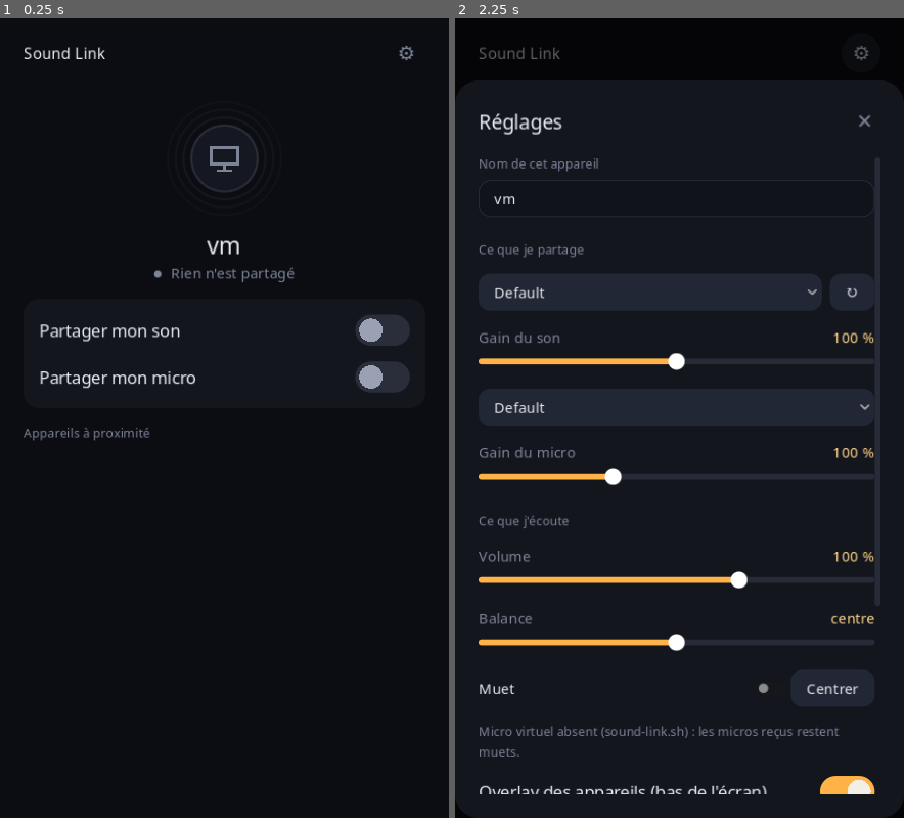
Above: before the commit, frames 1-2 (left to right).
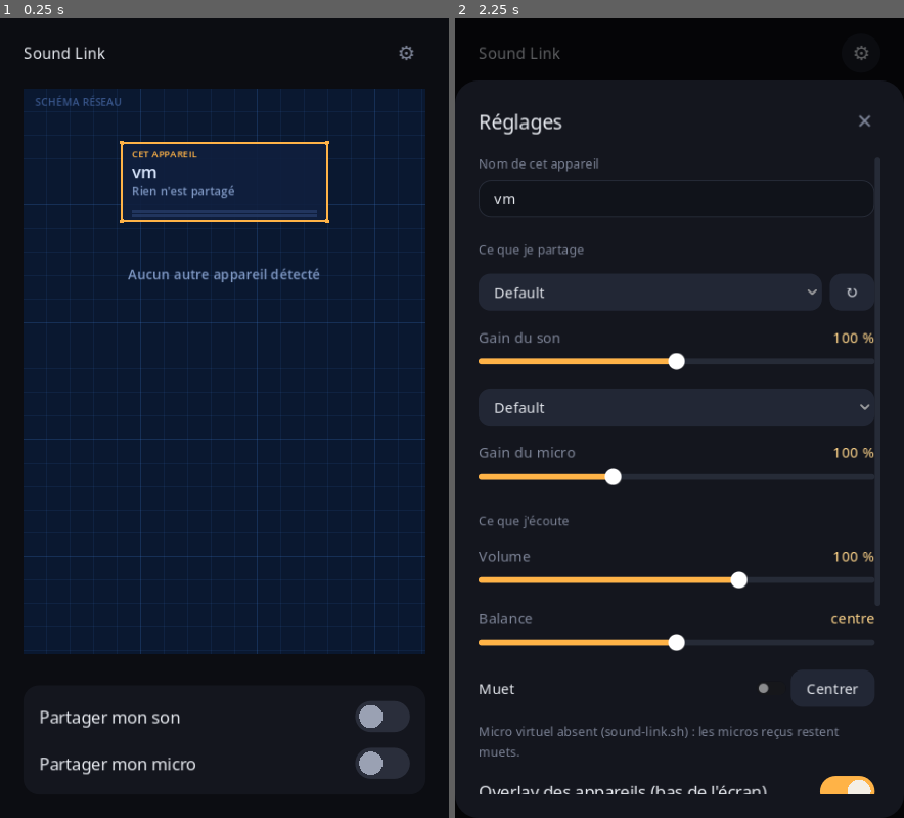
Above: after the commit, the same moments.

Repository: goodview-soft/sound-link
Game: Godot game, scene res://boot.tscn
The game is run twice, just before and just after one commit, with the same random seed, the same clock (stepped at 60 frames per second) and the same inputs.
Inputs:
- Up to frame 1 (0.25 s): no input
- Up to frame 2 (2.25 s): click "⚙" at 0.5 s; click "✕" at 1.25 s; click "⚙" at 2 s

The runs differ from the first frame. In frame 1, 54% of the frame differs, in the area x 5-95%, y 8-96%; in frame 2, nothing differs.

Commit message:
Interface en schéma blueprint : mon appareil en haut, les autres reliés par des flèches animées (qui envoie à qui), toucher pour écouter, réglages de l'appareil sélectionné
Co-Authored-By: Claude Sonnet 5.5 <noreply@anthropic.com>

Diff:
--- /dev/null
+++ b/blueprint.gd
@@ -0,0 +1,202 @@
+extends Control
+## Vue « plan technique » : mon appareil en haut, les autres en dessous, reliés par des flèches
+## orthogonales animées (qui envoie du son à qui). Toucher un appareil : signal clicked(id).
+
+signal clicked(id: String)
+
+const BG := Color("#0a1830")
+const GRID := Color(0.25, 0.5, 0.85, 0.10)
+const GRID_BIG := Color(0.25, 0.5, 0.85, 0.22)
+const LINE := Color("#4f8fe0")
+const DIM := Color("#38558a")
+const TEXT := Color("#dbe8ff")
+const MUTED := Color("#7f98c4")
+const OK := Color("#5eead4")
+const AMBER := Color("#ffb347")
+const RED := Color("#f87171")
+const NW := 176.0
+const NH := 70.0
+const ROW := 120.0
+const TOP := 56.0
+
+var me := {"name": "", "status": "", "ll": 0.0, "lr": 0.0, "state": 0}
+var nodes: Array = []  # {id, name, snd, mic, listen, talk, mute, sub, sub_on, sub_lbl}
+var selected := ""
+var font: Font
+var t := 0.0
+var rects := {}
+
+
+func _ready() -> void:
+	font = ThemeDB.fallback_font
+	mouse_default_cursor_shape = Control.CURSOR_ARROW
+	clip_contents = true
+
+
+func _process(d: float) -> void:
+	t += d
+	custom_minimum_size.y = TOP + 40.0 + NH + 70.0 + ceilf(nodes.size() / 2.0) * ROW + 30.0
+	queue_redraw()
+
+
+func _gui_input(ev: InputEvent) -> void:
+	if ev is InputEventMouseButton and ev.pressed and ev.button_index == MOUSE_BUTTON_LEFT:
+		for id in rects:
+			if (rects[id] as Rect2).has_point(ev.position):
+				clicked.emit(id)
+				return
+	elif ev is InputEventMouseMotion:
+		var over := false
+		for id in rects:
+			if (rects[id] as Rect2).has_point(ev.position):
+				over = true
+		mouse_default_cursor_shape = Control.CURSOR_POINTING_HAND if over else Control.CURSOR_ARROW
+
+
+func _txt(s: String, p: Vector2, size: int, col: Color, w := -1.0, align := HORIZONTAL_ALIGNMENT_LEFT) -> void:
+	draw_string(font, p, s, align, w, size, col)
+
+
+func _dashed_rect(r: Rect2, col: Color, w: float) -> void:
+	var a := r.position
+	var b := r.position + Vector2(r.size.x, 0)
+	var c := r.end
+	var d := r.position + Vector2(0, r.size.y)
+	for seg in [[a, b], [b, c], [c, d], [d, a]]:
+		draw_dashed_line(seg[0], seg[1], col, w, 6.0)
+
+
+func _corner_ticks(r: Rect2, col: Color) -> void:
+	for p in [r.position, r.position + Vector2(r.size.x, 0), r.end, r.position + Vector2(0, r.size.y)]:
+		draw_circle(p, 2.5, col)
+
+
+## Point à la distance dist le long d'une polyligne.
+func _along(pts: PackedVector2Array, dist: float) -> Vector2:
+	for i in pts.size() - 1:
+		var l := pts[i].distance_to(pts[i + 1])
+		if dist <= l:
+			return pts[i].lerp(pts[i + 1], dist / maxf(l, 0.001))
+		dist -= l
+	return pts[pts.size() - 1]
+
+
+func _poly_len(pts: PackedVector2Array) -> float:
+	var s := 0.0
+	for i in pts.size() - 1:
+		s += pts[i].distance_to(pts[i + 1])
+	return s
+
+
+func _edge(pts: PackedVector2Array, col: Color, active: bool, reverse: bool) -> void:
+	if not active:
+		for i in pts.size() - 1:
+			draw_dashed_line(pts[i], pts[i + 1], col, 1.5, 5.0)
+	else:
+		draw_polyline(pts, col, 2.0, true)
+	var total := _poly_len(pts)
+	var dots := int(total / 46.0) + 1
+	for k in dots:
+		var f := fposmod(t * 0.55 + float(k) / dots, 1.0) if active else 0.0
+		if not active:
+			break
+		var dpos := total * (1.0 - f if reverse else f)
+		draw_circle(_along(pts, dpos), 3.2, col.lightened(0.35))
+	# pointe de flèche à l'extrémité
+	var end := pts[0] if reverse else pts[pts.size() - 1]
+	var prev := pts[1] if reverse else pts[pts.size() - 2]
+	var dir := (end - prev).normalized()
+	var n := Vector2(-dir.y, dir.x)
+	draw_colored_polygon(PackedVector2Array([end, end - dir * 9 + n * 5, end - dir * 9 - n * 5]), col)
+
+
+func _draw() -> void:
+	rects.clear()
+	var W := size.x
+	draw_rect(Rect2(Vector2.ZERO, size), BG)
+	var x := 0.0
+	var i := 0
+	while x < W:
+		draw_line(Vector2(x, 0), Vector2(x, size.y), GRID_BIG if i % 5 == 0 else GRID, 1.0)
+		x += 24.0
+		i += 1
+	var y := 0.0
+	i = 0
+	while y < size.y:
+		draw_line(Vector2(0, y), Vector2(W, y), GRID_BIG if i % 5 == 0 else GRID, 1.0)
+		y += 24.0
+		i += 1
+	_txt("SCHÉMA RÉSEAU", Vector2(12, 18), 11, DIM)
+	var cx := W / 2.0
+
+	# --- Mon appareil
+	var mw := 210.0
+	var mr := Rect2(cx - mw / 2, TOP, mw, NH + 10)
+	var live: bool = me["state"] == 2
+	draw_rect(mr, Color(0.06, 0.12, 0.24, 0.9))
+	draw_rect(mr, AMBER, false, 2.0)
+	_corner_ticks(mr, AMBER)
+	_txt("CET APPAREIL", Vector2(mr.position.x + 10, mr.position.y + 15), 10, AMBER)
+	_txt(str(me["name"]), Vector2(mr.position.x + 10, mr.position.y + 36), 17, TEXT, mw - 20)
+	_txt(str(me["status"]), Vector2(mr.position.x + 10, mr.position.y + 54), 12, OK if live else MUTED, mw - 20)
+	for k in 2:
+		var lv: float = me["ll"] if k == 0 else me["lr"]
+		var by := mr.end.y - 12 + k * 5.0
+		draw_rect(Rect2(mr.position.x + 10, by, mw - 20, 3), Color(0.2, 0.3, 0.5, 0.5))
+		draw_rect(Rect2(mr.position.x + 10, by, (mw - 20) * clampf(lv, 0, 1), 3), OK)
+	rects["__me"] = Rect2()
+	var me_bottom := Vector2(cx, mr.end.y)
+
+	if nodes.is_empty():
+		_txt("Aucun autre appareil détecté", Vector2(0, mr.end.y + 60), 14, MUTED, W, HORIZONTAL_ALIGNMENT_CENTER)
+		return
+	_txt("Touchez un appareil pour l'écouter · retouchez pour couper", Vector2(0, size.y - 10), 11, DIM, W, HORIZONTAL_ALIGNMENT_CENTER)
+
+	# --- Appareils (2 colonnes)
+	var base_y := mr.end.y + 64.0
+	var colx := [cx - NW / 2 - 14.0, cx + NW / 2 + 14.0]
+	for n in nodes.size():
+		var nd: Dictionary = nodes[n]
+		var col: int = n % 2
+		var row: int = n / 2
+		var nx: float = colx[col]
+		var ny := base_y + row * ROW
+		var r := Rect2(nx - NW / 2, ny, NW, NH)
+		rects[nd["id"]] = r
+		var bus_y := ny - 26.0
+		# arêtes : bus horizontal -> haut du noeud ; rail vertical dans la gouttière centrale
+		var rail := cx
+		var items := []
+		if nd["listen"]:
+			items.append({"off": -6.0, "reverse": true, "act": nd["talk"], "col": RED if nd["mute"] else OK, "lbl": "son" if nd["snd"] else ("micro" if nd["mic"] else ""), "left": true})
+		if nd["sub"]:
+			items.append({"off": 6.0, "reverse": false, "act": nd["sub_on"], "col": AMBER, "lbl": nd["sub_lbl"], "left": false})
+		for e in items:
+			var o: float = e["off"]
+			var pts := PackedVector2Array([Vector2(rail + o, me_bottom.y), Vector2(rail + o, bus_y + o * 0.5), Vector2(nx + o * 1.5, bus_y + o * 0.5), Vector2(nx + o * 1.5, ny)])
+			_edge(pts, e["col"] if e["act"] else DIM.lightened(0.15), e["act"], e["reverse"])
+			if e["lbl"] != "":
+				var lx: float = nx + o * 1.5 + (-8.0 if e["left"] else 8.0)
+				_txt(e["lbl"], Vector2(lx - (font.get_string_size(e["lbl"], HORIZONTAL_ALIGNMENT_LEFT, -1, 10).x if e["left"] else 0.0), ny - 6 + (0 if e["left"] else 0)), 10, e["col"])
+		# noeud
+		var linked: bool = nd["listen"] or nd["sub"]
+		draw_rect(r, Color(0.06, 0.12, 0.24, 0.9) if linked else Color(0.05, 0.1, 0.2, 0.55))
+		var bc: Color = AMBER if selected == nd["id"] else (LINE if linked else DIM)
+		if linked:
+			draw_rect(r, bc, false, 2.0 if selected == nd["id"] else 1.5)
+		else:
+			_dashed_rect(r, bc, 1.5)
+		_corner_ticks(r, bc)
+		_txt(str(nd["name"]), Vector2(r.position.x + 10, r.position.y + 24), 15, TEXT if linked else MUTED, NW - 20)
+		var what: PackedStringArray = []
+		if nd["snd"]:
+			what.append("son")
+		if nd["mic"]:
+			what.append("micro")
+		_txt("partage : " + (", ".join(what) if not what.is_empty() else "rien"), Vector2(r.position.x + 10, r.position.y + 42), 11, MUTED, NW - 20)
+		var st := "écouté" if nd["listen"] else ("vous écoute" if nd["sub"] else "toucher pour écouter")
+		if nd["listen"] and nd["sub"]:
+			st = "échange"
+		_txt(st, Vector2(r.position.x + 10, r.position.y + 60), 11, OK if (nd["talk"] or nd["sub_on"]) else DIM)
+		if nd["listen"] and nd["mute"]:
+			_txt("MUET", Vector2(r.end.x - 44, r.position.y + 60), 10, RED)
--- a/main.gd
+++ b/main.gd
@@ -12,6 +12,7 @@
 const SND_TAG := "SND1"  # flux « son » : SND1 + seq u32 + rate u32 + PCM s16 stéréo
 const MIC_TAG := "MIC1"  # flux « micro » : MIC1 + seq u32 + rate u32 + PCM s16 mono
 const DevIcon := preload("res://dev_icon.gd")
+const Blueprint := preload("res://blueprint.gd")
 const VSINK := "soundlink_sink"
 const VERSION: String = preload("res://version.gd").VERSION
 const UPDATE_URL := "https://github.com/goodview-soft/sound-link/releases/latest/download/version.json"
@@ -75,9 +76,6 @@
 var drawer: Control
 var drawer_margin: MarginContainer
 var upd_dot: Label
-var list_title: Label
-var found_lbl: Label
-var found_list: VBoxContainer
 var hero_name: Label
 var upd_lbl: Label
 var upd_btn: Button
@@ -87,9 +85,9 @@
 var sw_overlay: Switch
 var overlay_on := true
 var ov_t := 0.0
-var clients_sig := ""
-var clients_list: GridContainer
-var clients_title: Label
+var bp: Control
+var peer_panel: VBoxContainer
+var selected_peer := ""
 
 
 # ---------------------------------------------------------------- Réception d'un flux
@@ -517,6 +515,7 @@
 	# --- Mon appareil
 	var me := VBoxContainer.new()
 	me.add_theme_constant_override("separation", 0)
+	me.visible = false  # remplacé par le schéma (blueprint)
 	root.add_child(me)
 	var hero := SpeakerHero.new()
 	hero.kind = 2 if mobile else 1
@@ -546,27 +545,19 @@
 	sw_mic = _switch_row(cv, "Partager mon micro")
 	sw_mic.toggled.connect(func(on: bool) -> void: _on_share("mic", on))
 
-	# --- Appareils à proximité
-	list_title = _hint("Appareils à proximité", root)
+	# --- Schéma des appareils (blueprint) + réglages de l'appareil écouté sélectionné
 	var ls := ScrollContainer.new()
 	ls.size_flags_vertical = SIZE_EXPAND_FILL
 	ls.horizontal_scroll_mode = ScrollContainer.SCROLL_MODE_DISABLED
 	root.add_child(ls)
-	var lb := VBoxContainer.new()
-	lb.size_flags_horizontal = SIZE_EXPAND_FILL
-	lb.add_theme_constant_override("separation", 0)
-	ls.add_child(lb)
-	found_lbl = _hint("", lb)
-	found_list = VBoxContainer.new()
-	found_list.add_theme_constant_override("separation", 0)
-	lb.add_child(found_list)
-	clients_title = _hint("Connectés à moi  (oreille : m'écoute · bouche : m'envoie du son)", lb)
-	clients_title.visible = false
-	clients_list = GridContainer.new()
-	clients_list.columns = 2
-	clients_list.add_theme_constant_override("h_separation", 8)
-	clients_list.add_theme_constant_override("v_separation", 8)
-	lb.add_child(clients_list)
+	bp = Blueprint.new()
+	bp.size_flags_horizontal = SIZE_EXPAND_FILL
+	bp.size_flags_vertical = SIZE_EXPAND_FILL
+	bp.clicked.connect(_on_bp_click)
+	ls.add_child(bp)
+	peer_panel = VBoxContainer.new()
+	root.add_child(peer_panel)
+	root.move_child(card, root.get_child_count() - 1)  # mes partages en bas
 
 	# --- Tiroir de réglages
 	drawer = Control.new()
@@ -1251,6 +1242,8 @@
 	level_l = maxf(level_l * 0.88, peaks.x)
 	level_r = maxf(level_r * 0.88, peaks.y)
 	meter.set_levels(sqrt(level_l), sqrt(level_r))
+	bp.me["ll"] = sqrt(level_l)
+	bp.me["lr"] = sqrt(level_r)
 	_discovery(now, delta)
 	_update_status(now)
 	_overlay_process(now, delta)
@@ -1264,10 +1257,10 @@
 	var list := _conn_rows(now)
 	if overlay != null:
 		overlay.set_items(list if overlay_on else [])
-	_clients_ui(list)
-
-
-## Appareils connectés (que j'écoute et/ou qui m'écoutent), un par IP.
+	_bp_update(now)
+
+
+## Appareils connectés (que j'écoute et/ou qui m'écoutent), un par IP (overlay).
 func _conn_rows(now: float) -> Array:
 	var rows := {}  # ip -> {name, mouth, talk, mute, ear, ear_on}
 	if true:
@@ -1295,40 +1288,35 @@
 	return rows.values()
 
 
-func _clients_ui(list: Array) -> void:
-	var sig := str(list)
-	if sig == clients_sig:
-		return
-	clients_sig = sig
-	for ch in clients_list.get_children():
-		ch.queue_free()
-	clients_title.visible = not list.is_empty()
-	for it in list:
-		var card := PanelContainer.new()
-		card.size_flags_horizontal = SIZE_EXPAND_FILL
-		card.add_theme_stylebox_override("panel", _sb(C_CARD, 12, 10, 8, C_OK if it["talk"] else C_BORDER))
-		clients_list.add_child(card)
-		var v := VBoxContainer.new()
-		v.add_theme_constant_override("separation", 4)
-		card.add_child(v)
-		var nm := _label(it["name"], v)
-		nm.clip_text = true
-		nm.add_theme_font_size_override("font_size", 15)
-		var h := HBoxContainer.new()
-		h.add_theme_constant_override("separation", 8)
-		v.add_child(h)
-		for k in 2:
-			var ic := DevIcon.new()
-			ic.ear = k == 0
-			var shown: bool = it["ear"] if k == 0 else it["mouth"]
-			if k == 0:
-				ic.col = C_OK if it["ear_on"] else C_MUTED
-				ic.off = not it["ear_on"]
-			else:
-				ic.col = C_OK if it["talk"] else C_MUTED
-				ic.off = it["mute"]
-			ic.modulate.a = 1.0 if shown else 0.25
-			h.add_child(ic)
+func _bp_update(now: float) -> void:
+	var out: Array = []
+	var sub_lbl := "mon son" if cap_kind == "snd" else ("mon micro" if cap_kind == "mic" else "")
+	var seen := {}
+	for id in peers:
+		var p: Dictionary = peers[id]
+		var e: Dictionary = rxs.get("%s:%d" % [p["ip"], p["port"]], {})
+		var talk := false
+		for t in ["snd", "mic"]:
+			if e.has(t) and e[t] and now - e[t].last_rx < 1.0:
+				talk = true
+		var sub := false
+		for sb in subs.values():
+			if sb["ip"] == p["ip"] and now - sb["t"] <= TIMEOUT:
+				sub = true
+		seen[p["ip"]] = true
+		out.append({"id": id, "name": p["name"], "snd": p["snd"], "mic": p["mic"], "listen": listening.has(id),
+			"talk": talk, "mute": _pcfg(id)["mute"] if listening.has(id) else false, "sub": sub,
+			"sub_on": sub and cap_kind != "", "sub_lbl": sub_lbl})
+	for sb in subs.values():
+		if not seen.has(sb["ip"]) and now - sb["t"] <= TIMEOUT:
+			seen[sb["ip"]] = true
+			out.append({"id": "sub:" + sb["ip"], "name": sb["ip"], "snd": false, "mic": false, "listen": false,
+				"talk": false, "mute": false, "sub": true, "sub_on": cap_kind != "", "sub_lbl": sub_lbl})
+	bp.nodes = out
+	bp.selected = selected_peer
+	bp.me["name"] = hero_name.text
+	bp.me["status"] = pill_txt.text
+	bp.me["state"] = meter.state
 
 
 func _update_status(now: float) -> void:
@@ -1491,10 +1479,10 @@
 func _peer_controls(id: String) -> void:
 	var pc := _pcfg(id)
 	var pm := MarginContainer.new()
-	pm.add_theme_constant_override("margin_left", 32)
+	pm.add_theme_constant_override("margin_left", 8)
 	pm.add_theme_constant_override("margin_right", 8)
 	pm.add_theme_constant_override("margin_bottom", 8)
-	found_list.add_child(pm)
+	peer_panel.add_child(pm)
 	var v := _vbox(pm, 8)
 	var r1 := HBoxContainer.new()
 	r1.add_theme_constant_override("separation", 8)
@@ -1532,50 +1520,28 @@
 
 
 func _rebuild_peers() -> void:
-	for ch in found_list.get_children():
+	for ch in peer_panel.get_children():
 		ch.queue_free()
-	for k in peers:
-		var p: Dictionary = peers[k]
-		var on := listening.has(k)
-		var b := Button.new()
-		b.theme_type_variation = "Row"
-		b.custom_minimum_size.y = 48
-		b.pressed.connect(_toggle_listen.bind(k))
-		found_list.add_child(b)
-		var m := MarginContainer.new()
-		m.set_anchors_preset(PRESET_FULL_RECT)
-		m.mouse_filter = MOUSE_FILTER_IGNORE
-		m.add_theme_constant_override("margin_left", 16)
-		m.add_theme_constant_override("margin_right", 16)
-		b.add_child(m)
-		var h := HBoxContainer.new()
-		h.mouse_filter = MOUSE_FILTER_IGNORE
-		h.add_theme_constant_override("separation", 16)
-		m.add_child(h)
-		var dot := _label("●", h)
-		dot.add_theme_font_size_override("font_size", 10)
-		dot.size_flags_vertical = SIZE_SHRINK_CENTER
-		dot.add_theme_color_override("font_color", C_OK if on else C_MUTED)
-		var nm := _label(p["name"], h)
-		nm.size_flags_horizontal = SIZE_EXPAND_FILL
-		nm.size_flags_vertical = SIZE_SHRINK_CENTER
-		nm.clip_text = true
-		var what: PackedStringArray = []
-		if p["snd"]:
-			what.append("son")
-		if p["mic"]:
-			what.append("micro")
-		var rl := _hint(", ".join(what) if not what.is_empty() else "ne partage rien", h)
-		rl.size_flags_vertical = SIZE_SHRINK_CENTER
-		rl.autowrap_mode = TextServer.AUTOWRAP_OFF
-		rl.add_theme_color_override("font_color", C_ACCENT if on else C_MUTED)
-		for lb in [nm, dot, rl]:
-			lb.mouse_filter = MOUSE_FILTER_IGNORE
-		if on:
-			_peer_controls(k)
-	found_lbl.visible = peers.is_empty()
-	found_lbl.text = "Aucun autre appareil détecté"
-	list_title.text = "Touchez un appareil pour l'écouter" if (not peers.is_empty() and listening.is_empty()) else "Appareils à proximité"
+	if selected_peer != "" and listening.has(selected_peer) and peers.has(selected_peer):
+		var t := _hint("Réglages : " + str(peers[selected_peer]["name"]), peer_panel)
+		t.add_theme_color_override("font_color", C_ACCENT)
+		_peer_controls(selected_peer)
+	else:
+		selected_peer = ""
+
+
+func _on_bp_click(id: String) -> void:
+	if not peers.has(id):
+		return
+	if not listening.has(id):
+		_toggle_listen(id)
+		selected_peer = id
+	elif selected_peer == id:
+		_toggle_listen(id)
+		selected_peer = ""
+	else:
+		selected_peer = id
+	peers_sig = ""
 
 
 func _broadcast_addrs() -> PackedStringArray:
